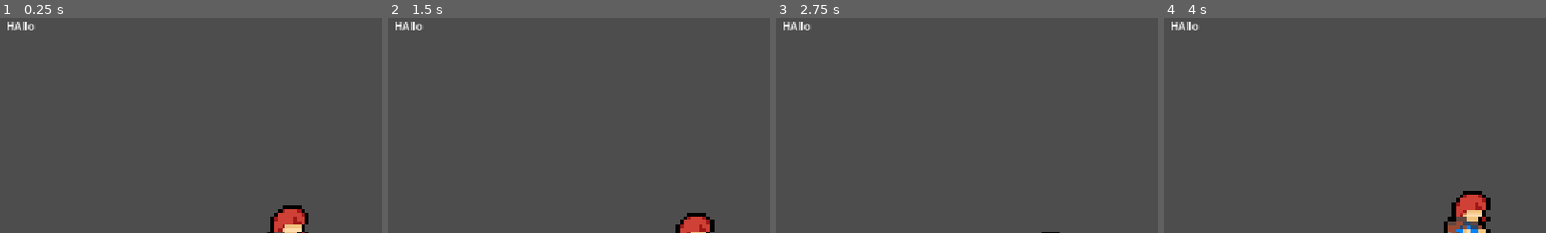
Above: before the commit, frames 1-4 (left to right).
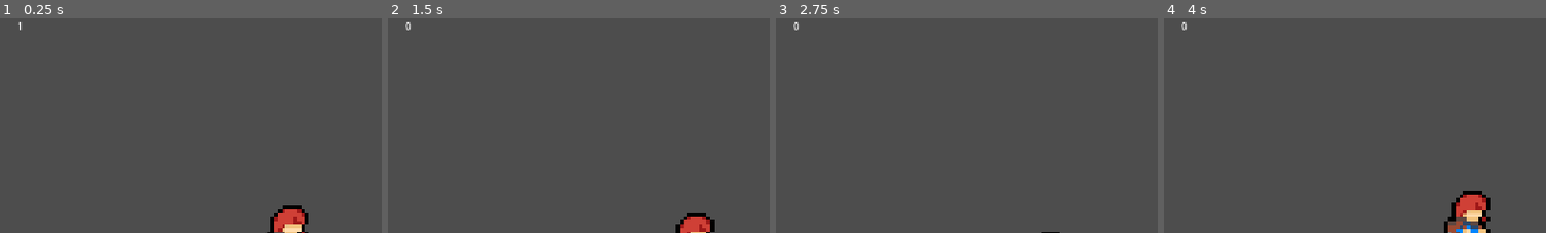
Above: after the commit, the same moments.

Repository: bk23miner/le-Gabe
Game: Godot game, scene res://scenes/Main.tscn
The game is run twice, just before and just after one commit, with the same random seed, the same clock (stepped at 60 frames per second) and the same inputs.
Inputs:
- Up to frame 1 (0.25 s): no input
- Up to frame 2 (1.5 s): hold D (right) from 0.53 s (still down); tap Space (jump) at 0.6, 0.77, 1.07, 1.35 s
- Up to frame 3 (2.75 s): tap Space (jump) at 1.52, 1.82, 2.1 s; release D (right) at 2.03 s; hold A (left) from 2.03 s (still down)
- Up to frame 4 (4 s): release A (left) at 2.78 s; hold D (right) from 2.78 s (still down); tap Space (jump) at 2.85, 3.02, 3.32, 3.6, 3.77 s
The pictures show only the part of the screen within x 13-63%, y 0-50%; the shares and areas given below are measured in that part.

The runs differ from the first frame. In frame 1, 0.2% of the frame differs, in the area x 2-10%, y 1-6%; in frame 2, 0.2%; in frame 3, 0.2%; in frame 4, 0.2%.
Error before the commit: Invalid access to property or key 'remaingDjum' on a base object of type 'null instance'. (res://scripts/hud.gd:12)

Commit message:
djump hud

Diff:
--- a/project.godot
+++ b/project.godot
@@ -19,6 +19,10 @@
 
 window/stretch/mode="canvas_items"
 window/stretch/aspect="expand"
+
+[global_group]
+
+Player=""
 
 [input]
 
--- a/scenes/Player.tscn
+++ b/scenes/Player.tscn
@@ -6,7 +6,7 @@
 [sub_resource type="RectangleShape2D" id="RectangleShape2D_msxrf"]
 size = Vector2(179, 214)
 
-[node name="Player" type="CharacterBody2D" unique_id=1973689430]
+[node name="Player" type="CharacterBody2D" unique_id=1973689430 groups=["Player"]]
 script = ExtResource("1_v6fml")
 
 [node name="CollisionShape2D" type="CollisionShape2D" parent="." unique_id=380338251]
--- a/scripts/hud.gd
+++ b/scripts/hud.gd
@@ -9,7 +9,7 @@
 # Called every frame. 'delta' is the elapsed time since the previous frame.
 func _process(delta: float) -> void:
 	var I = get_Int()
-	$VBoxContainer/Label.text = str(get_tree().get_first_node_in_group("Player").remaingDjum)
+	$VBoxContainer/Label.text = str(get_tree().get_first_node_in_group("Player").remaining_djumps)
 	pass
 
 
--- a/scripts/player.gd
+++ b/scripts/player.gd
@@ -23,6 +23,3 @@
 		remaining_djumps -= 1
 	elif Input.is_action_just_pressed("jump") and is_on_floor():
 		velocity.y = jump_speed
-
-func get_rDJ() -> int:
-	return remaining_djumps
